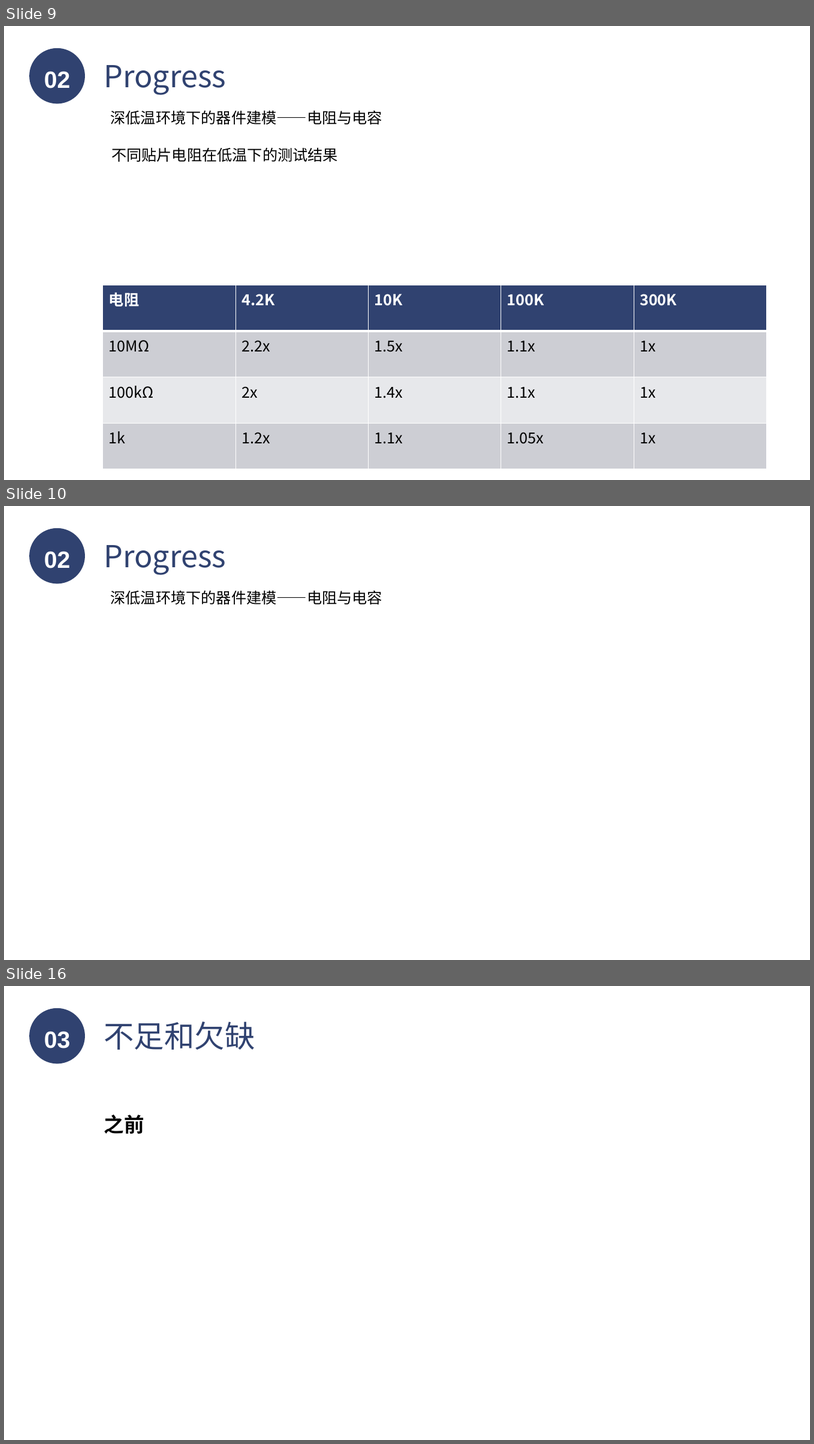
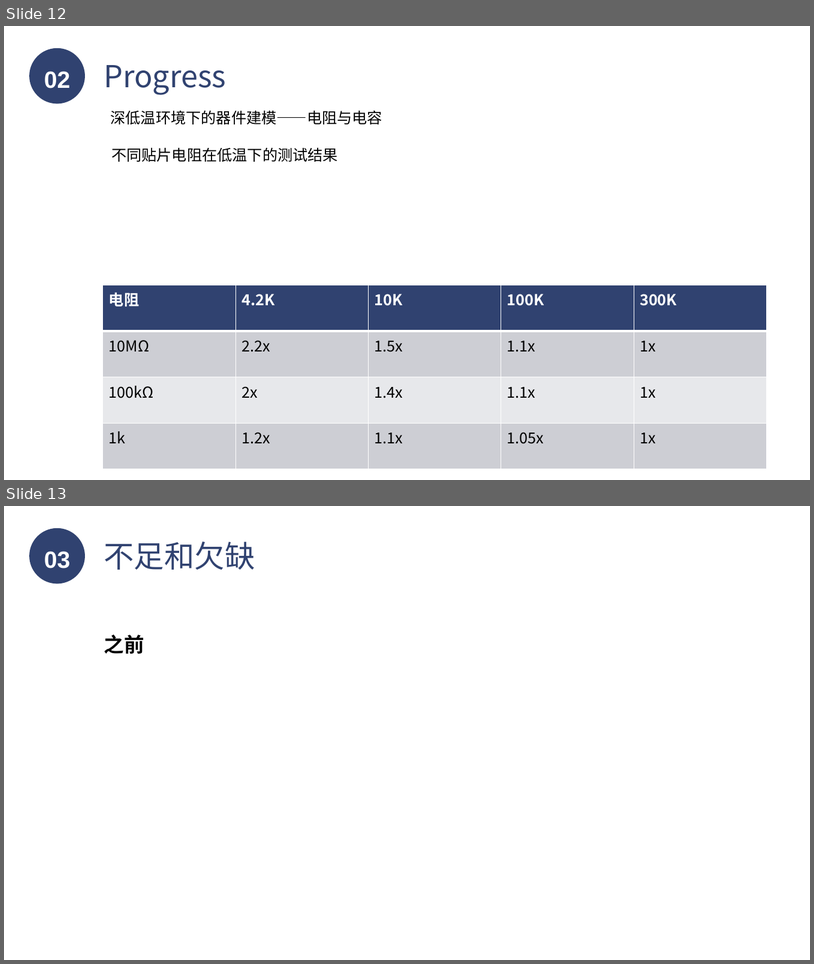
Before and after one commit to LukeLIN-web/distrubuted-ML-system, a slide deck: final report.pptx. Shown one above the other, each under a label of ours: slides 9, 10 and 16 before the commit, slides 12 and 13 after it; the slides between them are not shown. The pictures are 814x1444 and 814x964 pixels, drawn with LibreOffice and Linux fonts; fonts in the diff are those of the drawing. Boxes give left, top, right and bottom in pixels: in the first picture for what was removed or moved away, otherwise in the second. Text is boxed around its words. In the diff, an @@ line names an element or a change of style, - is before the commit and + after.

```diff
--- a/final report.pptx
+++ b/final report.pptx
@@ slide 10 removed at (x1=4, y1=506, x2=810, y2=960), background #FFFFFF @@
@@ ellipse removed at (x1=29, y1=528, x2=85, y2=584) @@
-02
@@ text removed at (x1=104, y1=545, x2=226, y2=575) @@
-Progress
@@ text removed at (x1=110, y1=590, x2=383, y2=604) @@
-深低温环境下的器件建模——电阻与电容
@@ what was slide 9 is now slide 12 @@
@@ what was slide 16 is now slide 13 @@
```
Also in this commit, not shown: 2 slides changed, 5 slides added, 7 other slides removed, 9 other files.
